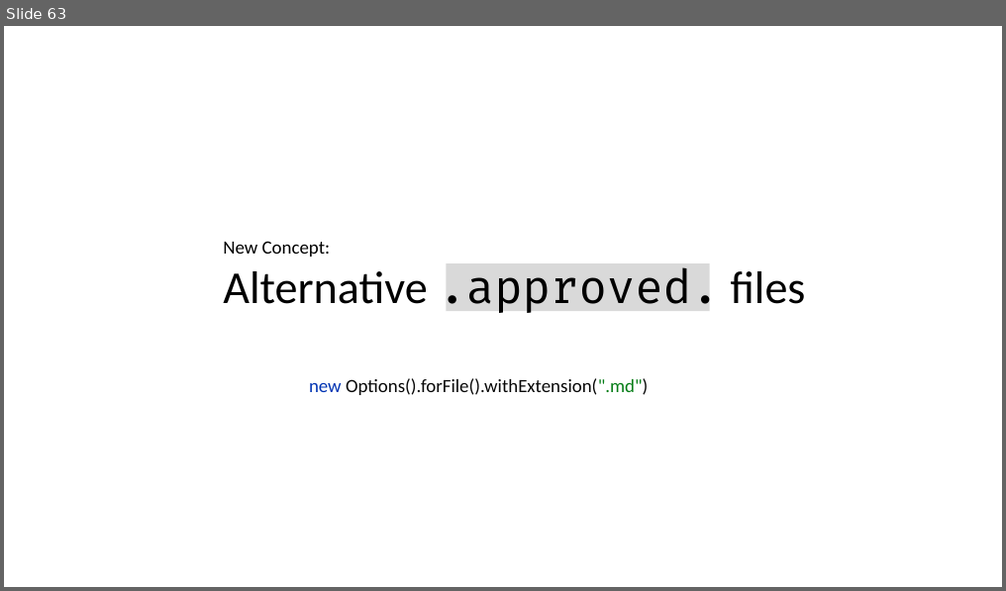
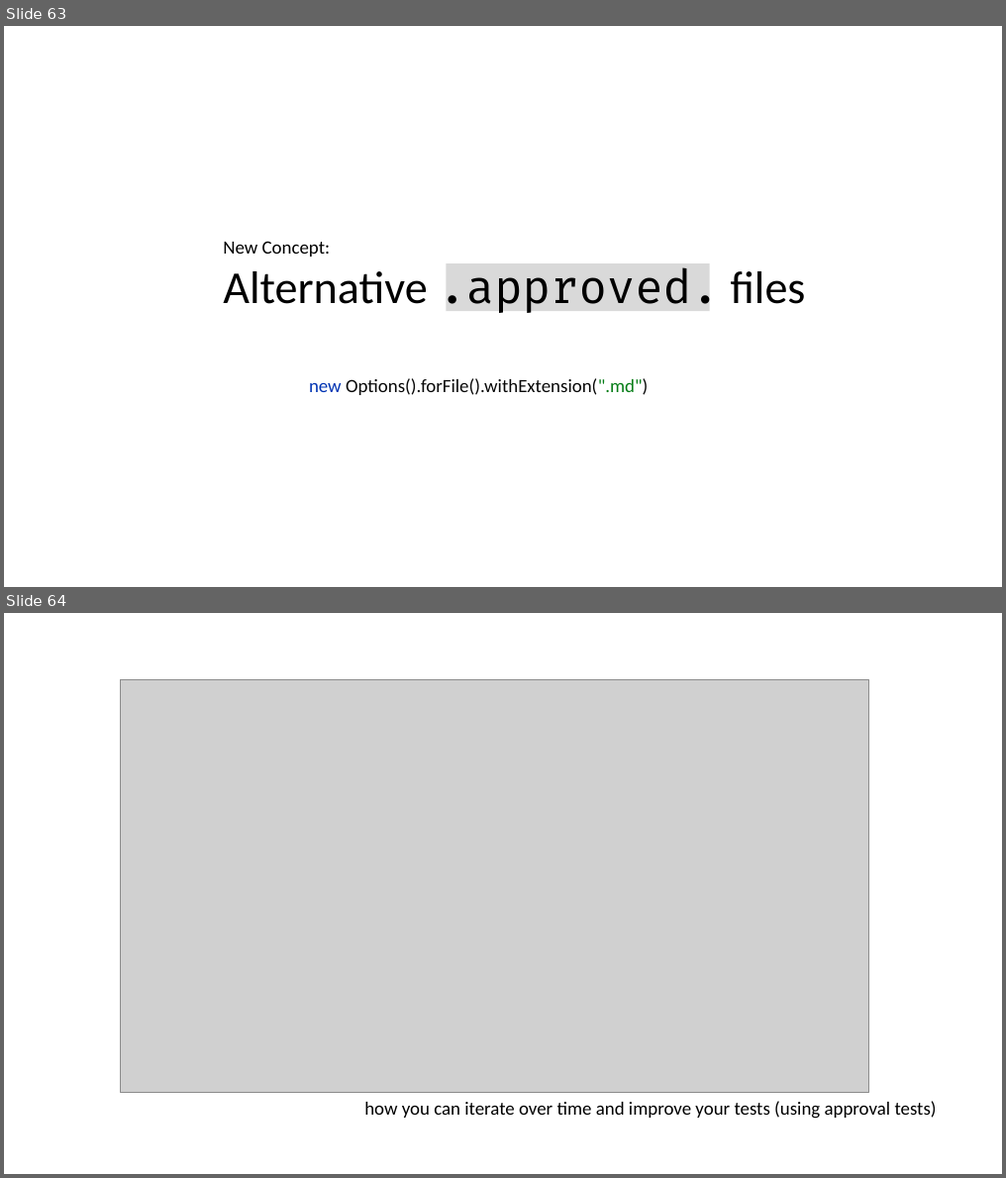
Before and after one commit to LearnWithLlew/TestingBetterWithApprovals.Slides, a slide deck: slides/Testing Better with Approvals.pptx. Shown one above the other, each under a label of ours: slide 63 before the commit, slides 63 and 64 after it. The pictures are 1006x591 and 1006x1178 pixels, drawn with LibreOffice and Linux fonts; fonts in the diff are those of the drawing; grey boxes stand for pictures. Boxes give left, top, right and bottom in pixels: in the first picture for what was removed or moved away, otherwise in the second. Text is boxed around its words. In the diff, an @@ line names an element or a change of style, - is before the commit and + after.

Commit message:
. d slides

```diff
--- a/slides/Testing Better with Approvals.pptx
+++ b/slides/Testing Better with Approvals.pptx
@@ slide 64 added at [4,613,1002,1174], background #FFFFFF @@
@@ picture added at [121,679,869,1093] @@
@@ text added at [364,1101,937,1119], 18 pt, text #000000 @@
+how you can iterate over time and improve your tests (using approval tests)
```
Also in this commit, not shown: 3 slides changed, 2 other slides added, 2 slides removed.
